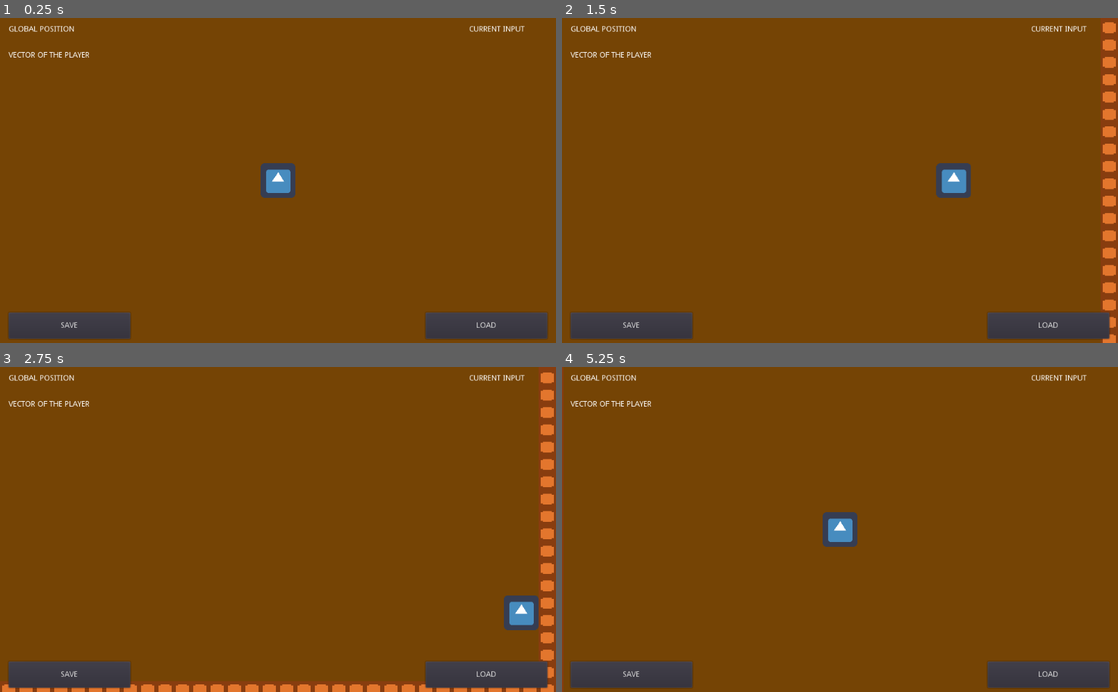
Above: before the commit, frames 1-4 (two rows, left to right).
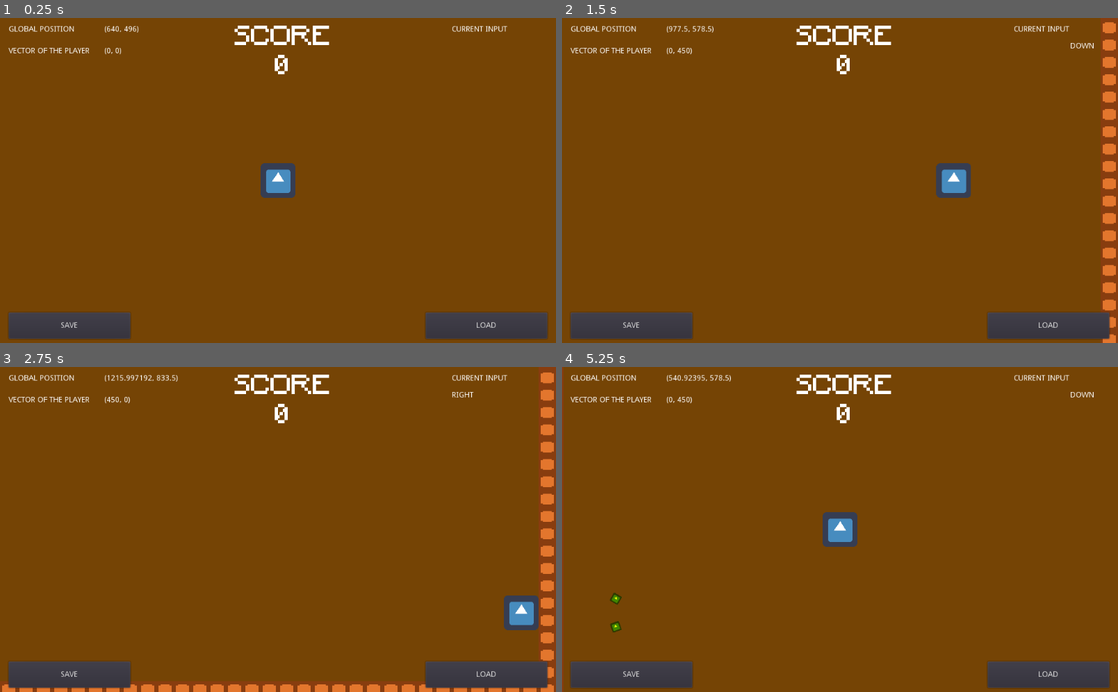
Above: after the commit, the same moments.

Repository: Autolyco/Collect-things-just-for-testing-things-
Game: Godot game, scene res://Assets/scenes_/World.tscn
Same seed, same stepped clock (60 frames per second), same inputs: the game is played once before the commit and once after it. The engine's default icon, where the game draws it, is replaced by a stand-in: a white triangle on a blue panel in a dark square.
Inputs:
- Up to frame 1 (0.25 s): no input
- Up to frame 2 (1.5 s): tap Enter at 0.5 s; hold Right (ui_right) 0.53-1.28 s; hold Down (ui_down) from 1.28 s (still down)
- Up to frame 3 (2.75 s): release Down (ui_down) at 2.03 s; hold Right (ui_right) from 2.03 s (still down)
- Up to frame 4 (5.25 s): release Right (ui_right) at 2.78 s; hold Up (ui_up) 2.78-3.53 s; hold Left (ui_left) 3.53-5.03 s; tap Space at 5 s; hold Down (ui_down) from 5.03 s (still down)

The runs differ from the first frame. In frame 1, 1.1% of the frame differs, in the area x 1-95%, y 2-18%; in frame 2, 1.2%; in frame 3, 1.2%; in frame 4, 1.3%, in the area x 1-96%, y 2-82%.

Commit message:
working on save prototype

Diff:
--- a/Assets/prefabs_/interface/interface.tscn
+++ b/Assets/prefabs_/interface/interface.tscn
@@ -1,4 +1,13 @@
-[gd_scene format=2]
+[gd_scene load_steps=4 format=2]
+
+[ext_resource path="res://Assets/others_/fonts_/Minecraft.ttf" type="DynamicFontData" id=1]
+
+[sub_resource type="DynamicFont" id=1]
+size = 48
+font_data = ExtResource( 1 )
+
+[sub_resource type="Animation" id=2]
+resource_name = "Stance"
 
 [node name="Interface" type="Control"]
 anchor_right = 1.0
@@ -8,6 +17,7 @@
 }
 
 [node name="debug_state_input" type="Control" parent="."]
+visible = false
 anchor_right = 1.0
 anchor_bottom = 0.16
 margin_left = 16.0
@@ -27,20 +37,87 @@
 }
 
 [node name="lbl_vector" type="Label" parent="debug_state_input"]
-margin_top = 48.0
-margin_right = 121.0
-margin_bottom = 62.0
+margin_top = 40.0
+margin_right = 149.0
+margin_bottom = 54.0
 text = "VECTOR OF THE PLAYER"
 __meta__ = {
 "_edit_use_anchors_": false
 }
 
 [node name="lbl_current_input" type="Label" parent="debug_state_input"]
-margin_left = 848.0
-margin_right = 997.0
+margin_left = 816.0
+margin_right = 965.0
 margin_bottom = 31.0
 text = "CURRENT INPUT
 "
+__meta__ = {
+"_edit_use_anchors_": false
+}
+
+[node name="input_elements" type="Control" parent="debug_state_input"]
+anchor_left = 0.734
+anchor_top = 0.187
+anchor_right = 0.984
+anchor_bottom = 0.854
+margin_left = 0.383972
+margin_top = 0.0480003
+margin_right = 0.383972
+margin_bottom = 0.0159988
+
+[node name="lbl_right" type="Label" parent="debug_state_input/input_elements"]
+visible = false
+margin_left = 64.0
+margin_top = 13.0
+margin_right = 128.0
+margin_bottom = 43.0
+text = "RIGHT"
+
+[node name="lbl_left" type="Label" parent="debug_state_input/input_elements"]
+visible = false
+margin_left = 16.0
+margin_top = 13.0
+margin_right = 56.0
+margin_bottom = 27.0
+text = "LEFT"
+
+[node name="lbl_up" type="Label" parent="debug_state_input/input_elements"]
+visible = false
+margin_left = 128.0
+margin_top = 13.0
+margin_right = 168.0
+margin_bottom = 27.0
+text = "UP"
+
+[node name="lbl_down" type="Label" parent="debug_state_input/input_elements"]
+visible = false
+anchor_left = 6.8
+anchor_top = 1.55
+anchor_right = 14.0
+anchor_bottom = 1.55
+margin_left = -1572.8
+margin_top = -86.2
+margin_right = -3368.0
+margin_bottom = -38.2
+text = "DOWN"
+
+[node name="positions_elements" type="Control" parent="debug_state_input"]
+margin_right = 40.0
+margin_bottom = 40.0
+
+[node name="lbl_global_position" type="Label" parent="debug_state_input/positions_elements"]
+margin_left = 176.0
+margin_right = 216.0
+margin_bottom = 14.0
+__meta__ = {
+"_edit_use_anchors_": false
+}
+
+[node name="lbl_vector_position" type="Label" parent="debug_state_input/positions_elements"]
+margin_left = 176.0
+margin_top = 40.0
+margin_right = 216.0
+margin_bottom = 54.0
 __meta__ = {
 "_edit_use_anchors_": false
 }
@@ -71,3 +148,34 @@
 __meta__ = {
 "_edit_use_anchors_": false
 }
+
+[node name="UI" type="Control" parent="."]
+anchor_right = 1.0
+anchor_bottom = 0.155
+margin_bottom = 3.0
+
+[node name="lbl_score" type="Label" parent="UI"]
+margin_left = 432.0
+margin_top = 14.0
+margin_right = 609.0
+margin_bottom = 62.0
+custom_fonts/font = SubResource( 1 )
+text = "SCORE"
+__meta__ = {
+"_edit_use_anchors_": false
+}
+
+[node name="lbl_score_value" type="Label" parent="UI"]
+margin_left = 352.0
+margin_top = 68.0
+margin_right = 688.0
+margin_bottom = 116.0
+custom_fonts/font = SubResource( 1 )
+align = 1
+valign = 1
+__meta__ = {
+"_edit_use_anchors_": false
+}
+
+[node name="Animation" type="AnimationPlayer" parent="."]
+anims/Stance = SubResource( 2 )
--- a/Assets/prefabs_/items/coins.tscn
+++ b/Assets/prefabs_/items/coins.tscn
@@ -1,13 +1,42 @@
-[gd_scene load_steps=5 format=2]
+[gd_scene load_steps=6 format=2]
 
 [ext_resource path="res://icon.png" type="Texture" id=1]
 [ext_resource path="res://Assets/prefabs_/items/scripts/coins.gd" type="Script" id=2]
 
-[sub_resource type="RectangleShape2D" id=2]
+[sub_resource type="RectangleShape2D" id=1]
 extents = Vector2( 10.4312, 10.511 )
 
-[sub_resource type="Animation" id=1]
-resource_name = "rotation"
+[sub_resource type="Animation" id=3]
+resource_name = "collected"
+length = 0.25
+step = 0.01
+tracks/0/type = "value"
+tracks/0/path = NodePath("Sprite:scale")
+tracks/0/interp = 1
+tracks/0/loop_wrap = true
+tracks/0/imported = false
+tracks/0/enabled = true
+tracks/0/keys = {
+"times": PoolRealArray( 0, 0.25 ),
+"transitions": PoolRealArray( 1, 1 ),
+"update": 0,
+"values": [ Vector2( 0.34, 0.34 ), Vector2( 0.5, 0.5 ) ]
+}
+tracks/1/type = "value"
+tracks/1/path = NodePath("Sprite:modulate")
+tracks/1/interp = 1
+tracks/1/loop_wrap = true
+tracks/1/imported = false
+tracks/1/enabled = true
+tracks/1/keys = {
+"times": PoolRealArray( 0, 0.25 ),
+"transitions": PoolRealArray( 1, 1 ),
+"update": 0,
+"values": [ Color( 0.898039, 1, 0, 1 ), Color( 0.898039, 1, 0, 0 ) ]
+}
+
+[sub_resource type="Animation" id=2]
+resource_name = "stance"
 length = 2.0
 loop = true
 tracks/0/type = "value"
@@ -33,11 +62,15 @@
 [node name="Sprite" type="Sprite" parent="."]
 modulate = Color( 0.898039, 1, 0, 1 )
 self_modulate = Color( 1, 0.960784, 0, 1 )
-scale = Vector2( 0.333199, 0.333199 )
+scale = Vector2( 0.34, 0.34 )
 texture = ExtResource( 1 )
 
 [node name="CollisionShape2D" type="CollisionShape2D" parent="."]
-shape = SubResource( 2 )
+shape = SubResource( 1 )
 
 [node name="Animations" type="AnimationPlayer" parent="."]
-anims/rotation = SubResource( 1 )
+anims/collected = SubResource( 3 )
+anims/stance = SubResource( 2 )
+
+[connection signal="body_entered" from="." to="." method="_on_coins_collected"]
+[connection signal="animation_finished" from="Animations" to="." method="_on_collected_animation_finished"]
--- a/Assets/prefabs_/items/scripts/coins.gd
+++ b/Assets/prefabs_/items/scripts/coins.gd
@@ -1,5 +1,9 @@
 extends Area2D
 
+
+
+
+var is_collected:bool = false
 
 
 func _ready():
@@ -10,4 +14,24 @@
 func _process(delta):
 	self.rotation_degrees += 2.5
 
-	$Animations.play("rotation")
+	if !is_collected :
+		$Animations.play("stance")
+	else :
+		$CollisionShape2D.disabled = true
+		$Animations.play("collected")
+
+
+
+func _on_coins_collected(body):
+
+	if body.name == 'Player':
+		emit_signal("coin_collected")
+		body._add_score()
+		print('Coin collected')
+		is_collected = true
+
+
+func _on_collected_animation_finished(anim_name):
+	anim_name == "collected"
+
+	queue_free()
--- a/Assets/prefabs_/player/player_script.gd
+++ b/Assets/prefabs_/player/player_script.gd
@@ -5,11 +5,14 @@
 var movement : Vector2
 const speed = 450
 
+var score:int = 0
 
 export var debug_mod:bool
 
 
 func _ready():
+
+
 	print("Player has spawned")
 
 	print("Debug mod : " + str(debug_mod))
@@ -30,6 +33,48 @@
 	movement.x = speed * dirx
 	movement.y = speed * diry
 
-#	print(movement)
+	_debug_mod()
+
+	$CanvasLayer/Interface/UI/lbl_score_value.text = str(score)
+
+
 
 	movement = move_and_slide(movement)
+
+func _add_score():
+	score += 10
+
+
+
+
+
+
+
+
+
+
+
+func _debug_mod():
+
+	$CanvasLayer/Interface/debug_state_input/positions_elements/lbl_global_position.text = str(self.global_position)
+	$CanvasLayer/Interface/debug_state_input/positions_elements/lbl_vector_position.text = str(movement)
+
+	if Input.is_action_just_pressed("ui_right"):
+		$CanvasLayer/Interface/debug_state_input/input_elements/lbl_right.visible = true
+	elif Input.is_action_just_released("ui_right"):
+		$CanvasLayer/Interface/debug_state_input/input_elements/lbl_right.visible = false
+
+	if Input.is_action_just_pressed("ui_left"):
+		$CanvasLayer/Interface/debug_state_input/input_elements/lbl_left.visible = true
+	elif Input.is_action_just_released("ui_left"):
+		$CanvasLayer/Interface/debug_state_input/input_elements/lbl_left.visible = false
+
+	if Input.is_action_just_pressed("ui_up"):
+		$CanvasLayer/Interface/debug_state_input/input_elements/lbl_up.visible = true
+	elif Input.is_action_just_released("ui_up"):
+		$CanvasLayer/Interface/debug_state_input/input_elements/lbl_up.visible = false
+
+	if Input.is_action_just_pressed("ui_down"):
+		$CanvasLayer/Interface/debug_state_input/input_elements/lbl_down.visible = true
+	elif Input.is_action_just_released("ui_down"):
+		$CanvasLayer/Interface/debug_state_input/input_elements/lbl_down.visible = false
--- a/Assets/scenes_/World.tscn
+++ b/Assets/scenes_/World.tscn
@@ -42,7 +42,11 @@
 tile_data = PoolIntArray( 0, 0, 0, 1, 0, 0, 2, 0, 0, 3, 0, 0, 4, 0, 0, 5, 0, 0, 6, 0, 0, 7, 0, 0, 8, 0, 0, 9, 0, 0, 10, …(1735 unchanged characters)…
 
 [node name="timer_spawn_item" type="Timer" parent="."]
+wait_time = 3.0
+autostart = true
 
 [node name="Player" parent="." instance=ExtResource( 3 )]
 position = Vector2( 640, 496 )
 debug_mod = true
+
+[connection signal="timeout" from="timer_spawn_item" to="." method="_on_timer_spawn_item_timeout"]
--- a/Assets/scenes_/scripts_/World.gd
+++ b/Assets/scenes_/scripts_/World.gd
@@ -1,20 +1,39 @@
 extends Node2D
 
 
-var player = load("res://Assets/prefabs_/player/player.tscn")
-var items
 
 
-var score:int
+var item = load("res://Assets/prefabs_/items/coins.tscn")
+
 
 
 
 func _ready():
 	pass
 
-func _process(delta):
+
+
+func _add_score():
 	pass
 
 
 func _spawn_item_logic():
-	pass
+
+	randomize()
+	var map_x = rand_range(128,1152)
+	var map_y = rand_range(128,912)
+
+	var i = item.instance()
+	i.global_position.x = map_x
+	i.global_position.y = map_y
+	add_child(i)
+
+
+func _on_timer_spawn_item_timeout():
+	randomize()
+
+	var timer_value = rand_range(0,2)
+	print(timer_value)
+
+	_spawn_item_logic()
+	$timer_spawn_item.start(float(timer_value))
--- a/project.godot
+++ b/project.godot
@@ -18,6 +18,17 @@
 
 DataManager="*res://Assets/global_scripts_/data_manager.gd"
 
+[debug]
+
+settings/fps/force_fps=60
+
+[display]
+
+window/size/resizable=false
+window/size/borderless=true
+window/vsync/use_vsync=false
+window/stretch/aspect="keep"
+
 [global]
 
 ba=false
Binary file added: Assets/others_/fonts_/Minecraft.ttf
